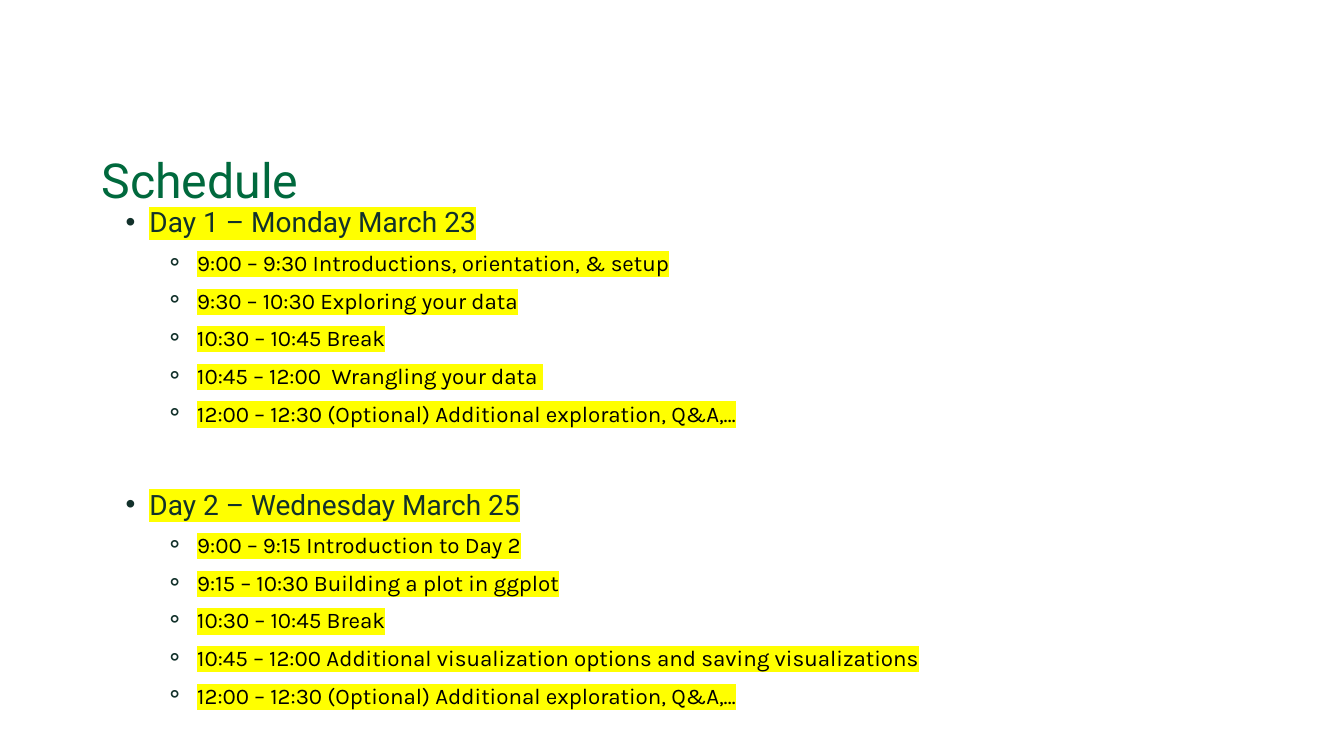
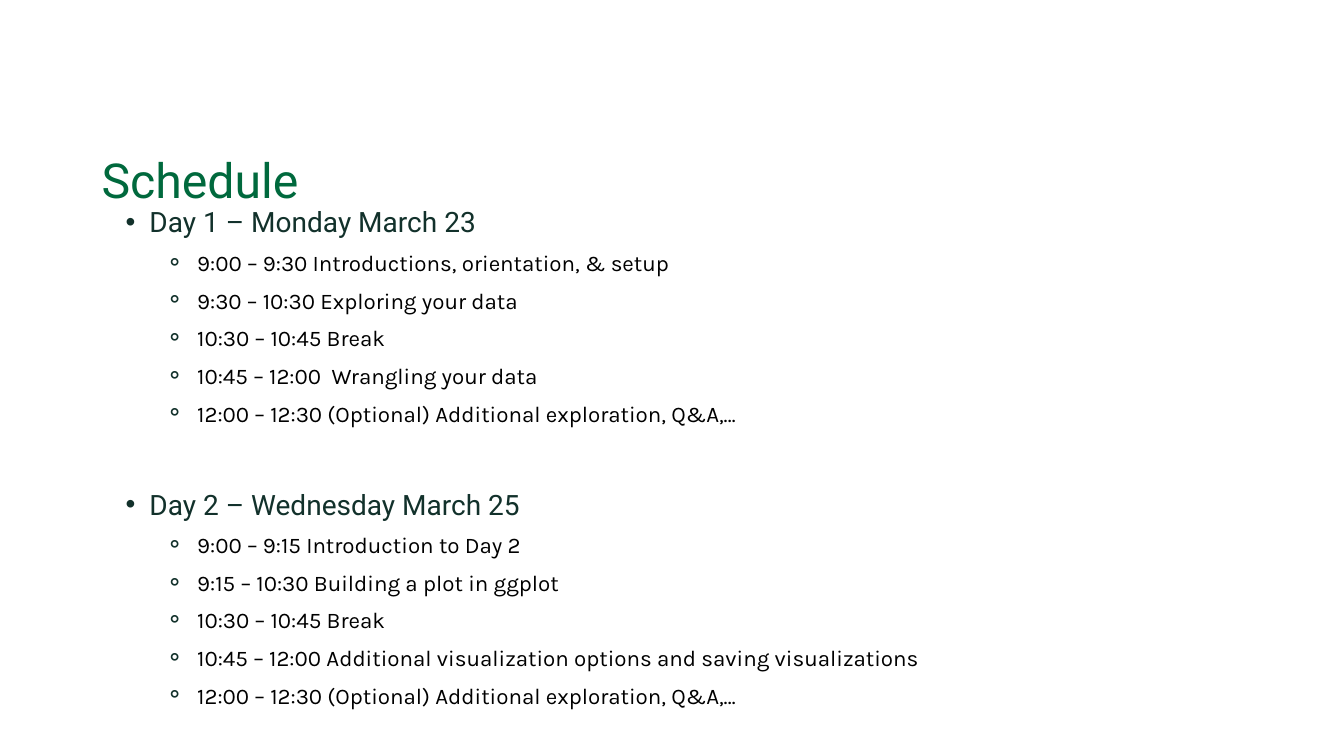
Before and after one commit to Dartmouth-Libraries/r-wrangle-viz_ws, a slide deck: slide 4 of slides/R_Data_Wrangling_and_Visualization.pptx. Drawn at 1344x756 pixels with LibreOffice and Linux fonts; fonts in the diff are those of the drawing; background and template pictures are left out. Boxes give left, top, right and bottom in pixels: in the first picture for what was removed or moved away, otherwise in the second. Text is boxed around its words. In the diff, an @@ line names an element or a change of style, - is before the commit and + after.

```diff
--- a/slides/R_Data_Wrangling_and_Visualization.pptx
+++ b/slides/R_Data_Wrangling_and_Visualization.pptx
@@ text "Day 1 – Monday March ..." at (x1=149, y1=211, x2=919, y2=710): highlight #FFFF00 to none @@
```
Also in this commit, not shown: 2 other slides changed, 15 other files.
